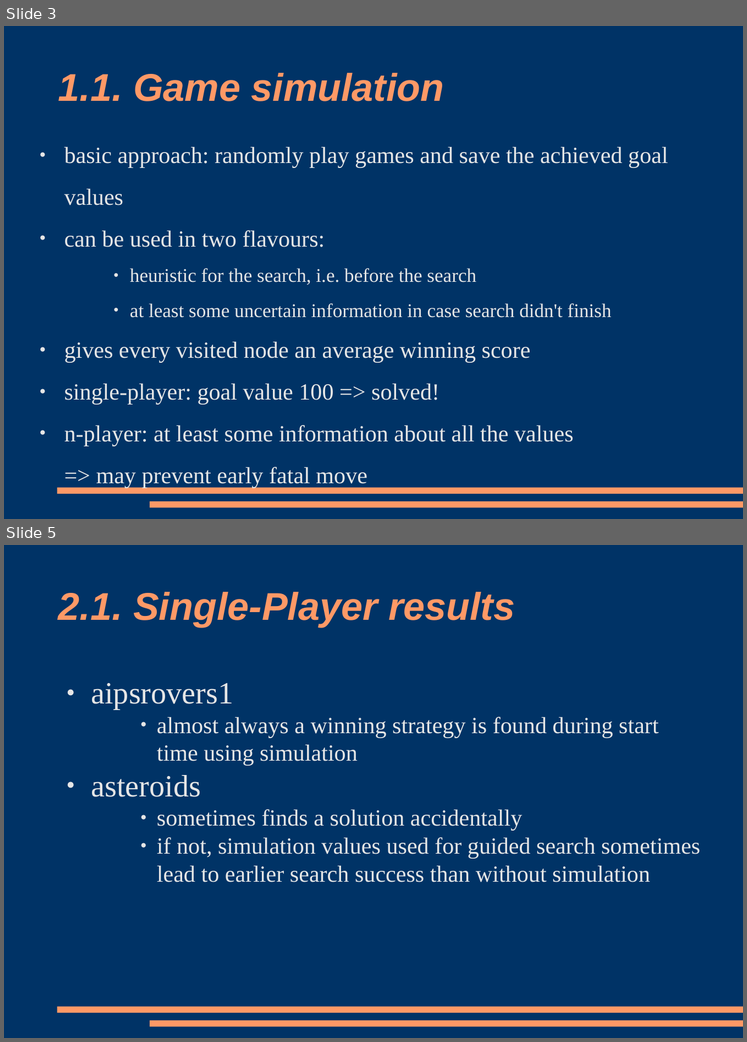
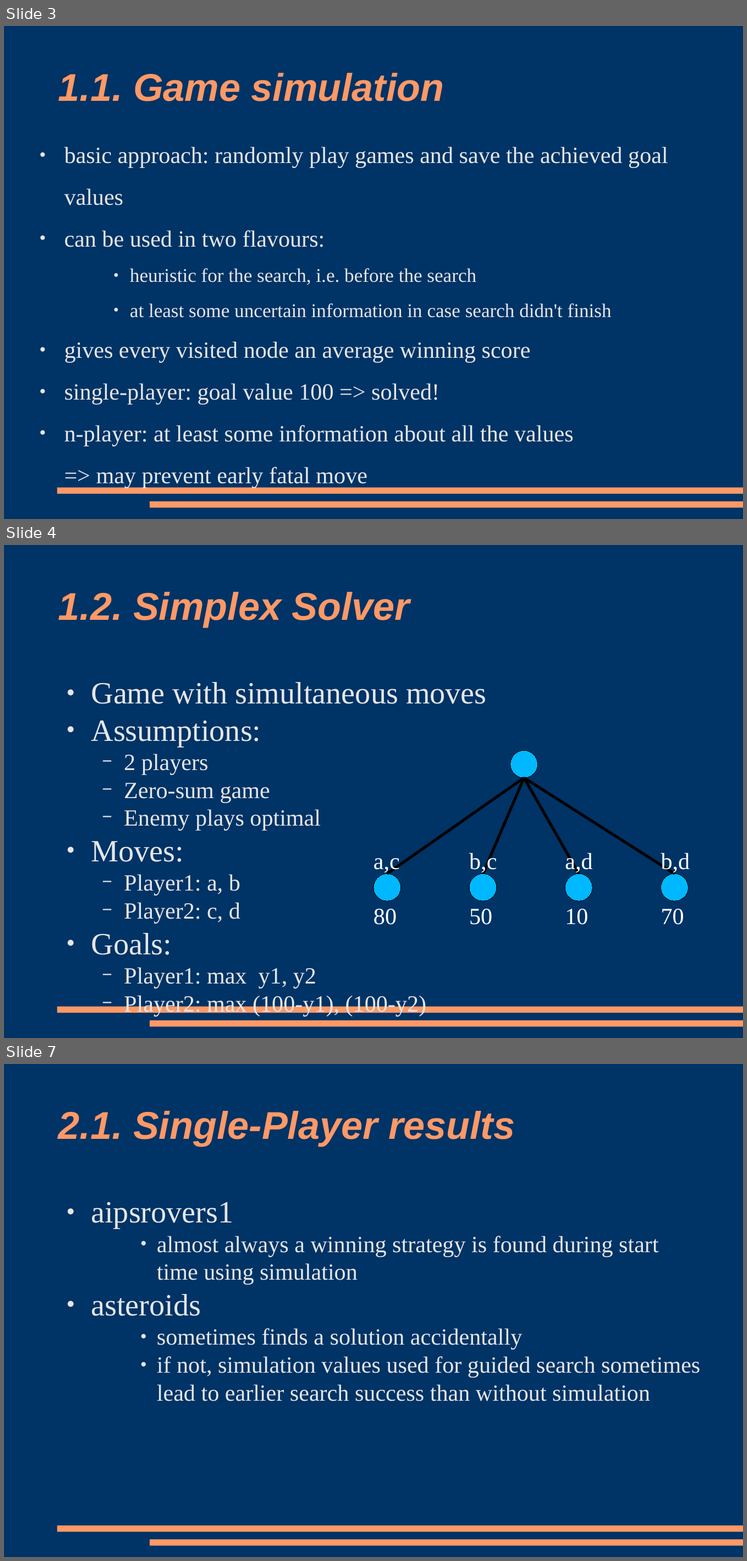
Before and after one commit to parthy/ggp, a slide deck: presentation.odp. Shown one above the other, each under a label of ours: slides 3 and 5 before the commit, slides 3, 4 and 7 after it; the slides between them are not shown. The pictures are 747x1042 and 747x1561 pixels, drawn with LibreOffice and Linux fonts; fonts in the diff are those of the drawing. Boxes give left, top, right and bottom in pixels: in the first picture for what was removed or moved away, otherwise in the second. Text is boxed around its words. In the diff, an @@ line names an element or a change of style, - is before the commit and + after.

Commit message:
presentation - simplex solver

```diff
--- a/presentation.odp
+++ b/presentation.odp
@@ slide 4 added at <box>4,545,743,1038</box>, background #003366; not listed: 2 template elements that a slide beside it also shows @@
@@ title added at <box>58,592,410,627</box>, 40 pt, text #FF9966, bold, italic @@
+1.2. Simplex Solver
@@ text added at <box>91,682,487,1016</box>, 24 pt, text #E6E6E6 @@
+● Game with simultaneous moves
+● Assumptions:
+  − 2 players
+  − Zero-sum game
+  − Enemy plays optimal
+● Moves:
+  − Player1: a, b
+  − Player2: c, d
+● Goals:
+  − Player1: max y1, y2
+  − Player2: max (100-y1), (100-y2)
@@ ellipse added at <box>510,750,538,777</box>, fill #00B8FF, outline #000000 0 pt @@
@@ line added from (524, 778) to (387, 873), #000000 2.83 pt @@
@@ line added from (524, 778) to (483, 873), #000000 2.83 pt @@
@@ line added from (524, 778) to (579, 873), #000000 2.83 pt @@
@@ line added from (524, 778) to (675, 873), #000000 2.83 pt @@
@@ text added at <box>374,858,400,874</box>, 24 pt, text #FFFFFF @@
+a,c
@@ text added at <box>469,851,497,874</box>, 24 pt, text #FFFFFF @@
+b,c
@@ text added at <box>565,851,592,874</box>, 24 pt, text #FFFFFF @@
+a,d
@@ text added at <box>661,852,690,874</box>, 24 pt, text #FFFFFF @@
+b,d
@@ ellipse added at <box>373,873,401,900</box>, fill #00B8FF, outline #000000 0 pt @@
@@ ellipse added at <box>469,873,496,900</box>, fill #00B8FF, outline #000000 0 pt @@
@@ ellipse added at <box>565,873,592,900</box>, fill #00B8FF, outline #000000 0 pt @@
@@ ellipse added at <box>661,873,688,900</box>, fill #00B8FF, outline #000000 0 pt @@
@@ text added at <box>374,909,397,925</box>, 24 pt, text #FFFFFF @@
+80
@@ text added at <box>469,909,492,925</box>, 24 pt, text #FFFFFF @@
+50
@@ text added at <box>565,909,588,925</box>, 24 pt, text #FFFFFF @@
+10
@@ text added at <box>661,909,684,925</box>, 24 pt, text #FFFFFF @@
+70
@@ what was slide 5 is now slide 7 @@
```
Also in this commit, not shown: 3 other slides added, 1 slide removed.
